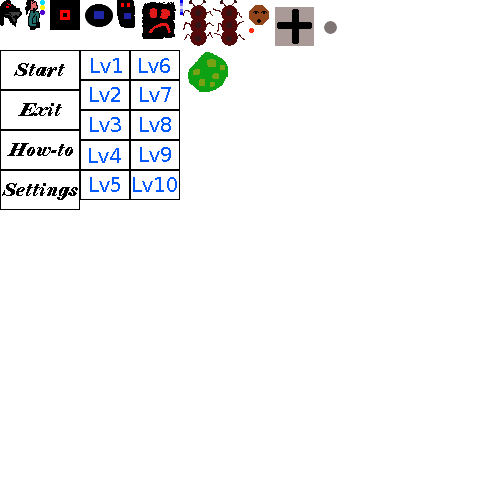
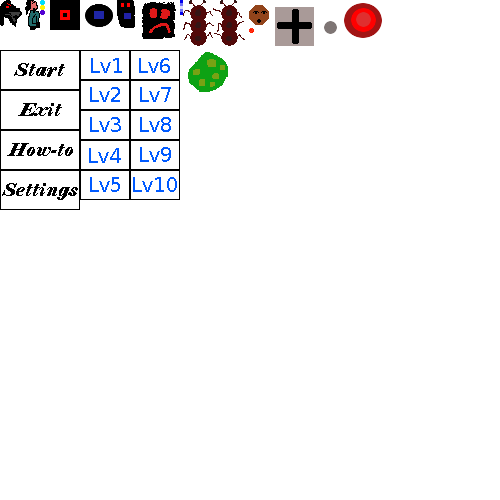
Two versions of the same layered image (500x500). Layer-by-layer changes:
painted on "FirstSpriteSheet.png" over 344, 3, 382, 38
